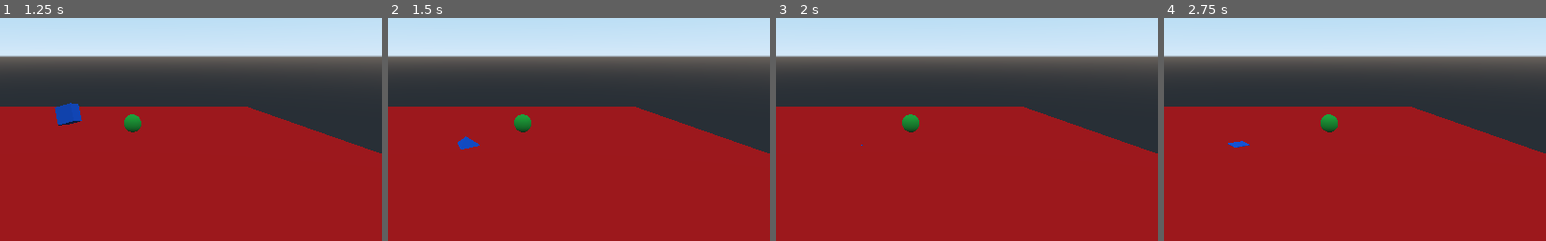
Above: before the commit, frames 1-4 (left to right).
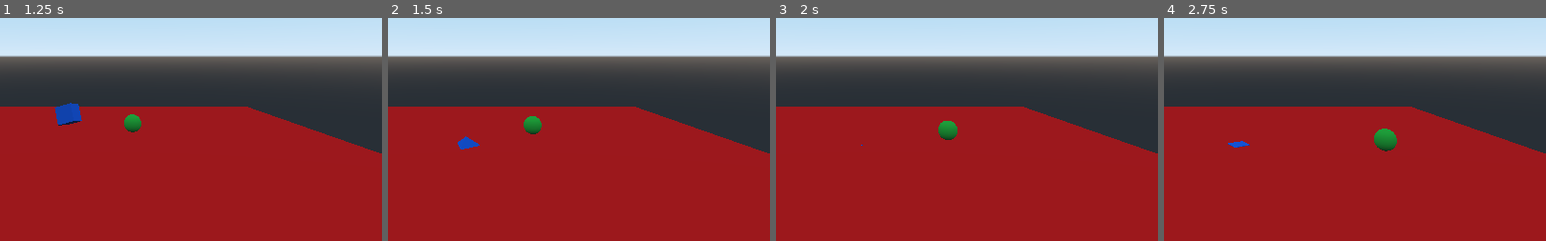
Above: after the commit, the same moments.

Repository: Chaitanyassr/Roll_the_ball
Game: Godot game, scene res://main.tscn
Two runs of this game, one before a commit and one after it. Both use one fixed random seed, a clock stepped at 60 frames per second and the inputs below.
Inputs:
- Up to frame 1 (1.25 s): hold Right (ui_right) from 0.53 s (still down)
- Up to frame 2 (1.5 s): release Right (ui_right) at 1.28 s; hold Down (ui_down) from 1.28 s (still down)
- Up to frame 3 (2 s): keep holding Down (ui_down)
- Up to frame 4 (2.75 s): release Down (ui_down) at 2.03 s; hold Right (ui_right) from 2.03 s (still down)
The pictures show only the part of the screen within x 37-87%, y 41-91%; the shares and areas given below are measured in that part.

Frame 1 is identical in both runs. In frame 2, 0.4% of the frame differs, in the area x 33-41%, y 43-53%; in frame 3, 0.6%; in frame 4, 0.8%, in the area x 41-61%, y 43-60%.

Commit message:
fix code error

Diff:
--- a/New Game Project/KinematicBody.gd
+++ b/New Game Project/KinematicBody.gd
@@ -7,11 +7,12 @@
 
 func _physics_process(delta):
 	if Input.is_action_pressed("ui_right"):
-		velocity.x = 5
-		if Input.is_action_pressed("ui_left"):
+			velocity.x = 5
+	elif Input.is_action_pressed("ui_left"):
 			velocity.x = -5
-		if Input.is_action_pressed("ui_up"):
+
+	if Input.is_action_pressed("ui_up"):
 			velocity.z = -5
-		if Input.is_action_pressed("ui_down"):
+	elif Input.is_action_pressed("ui_down"):
 			velocity.z = 5
-		move_and_slide(velocity)
+	move_and_slide(velocity)
